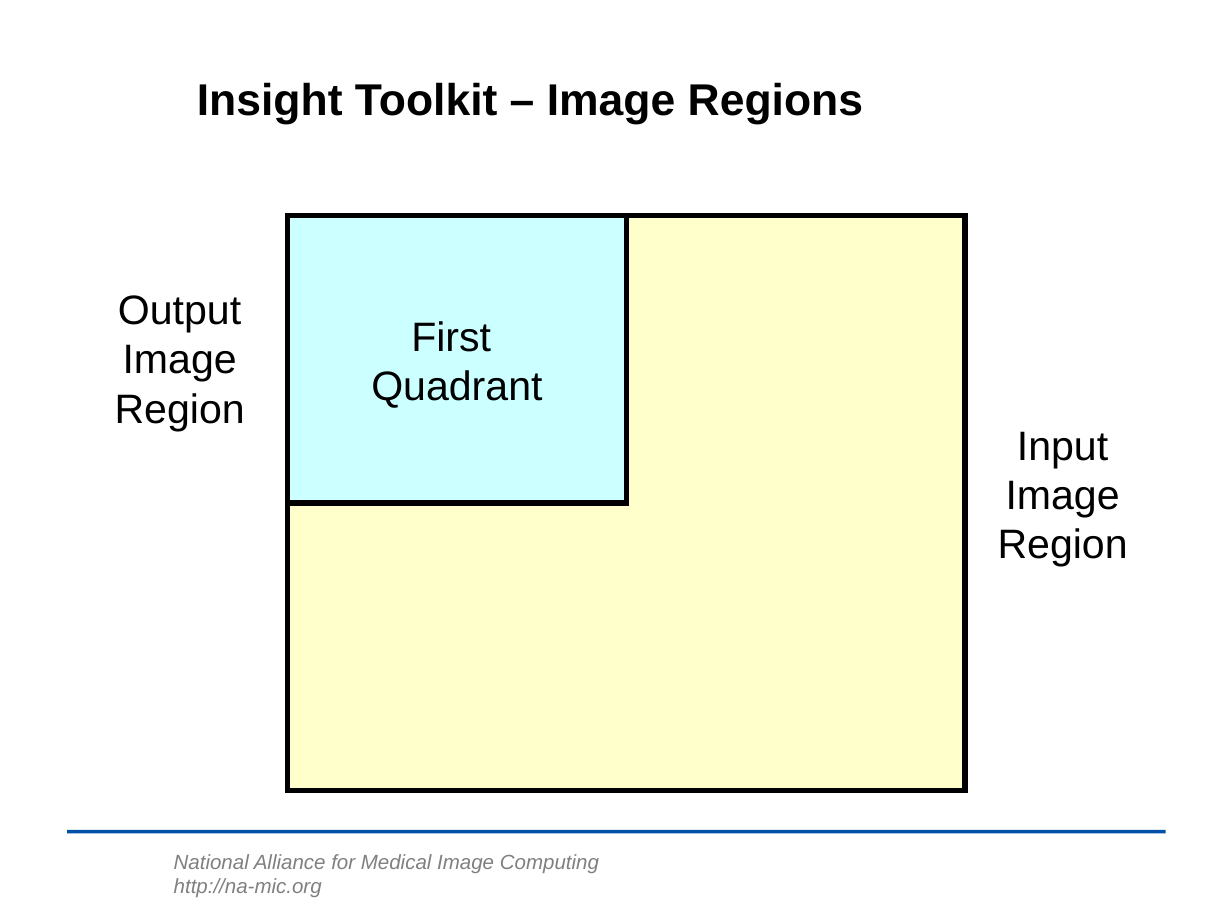
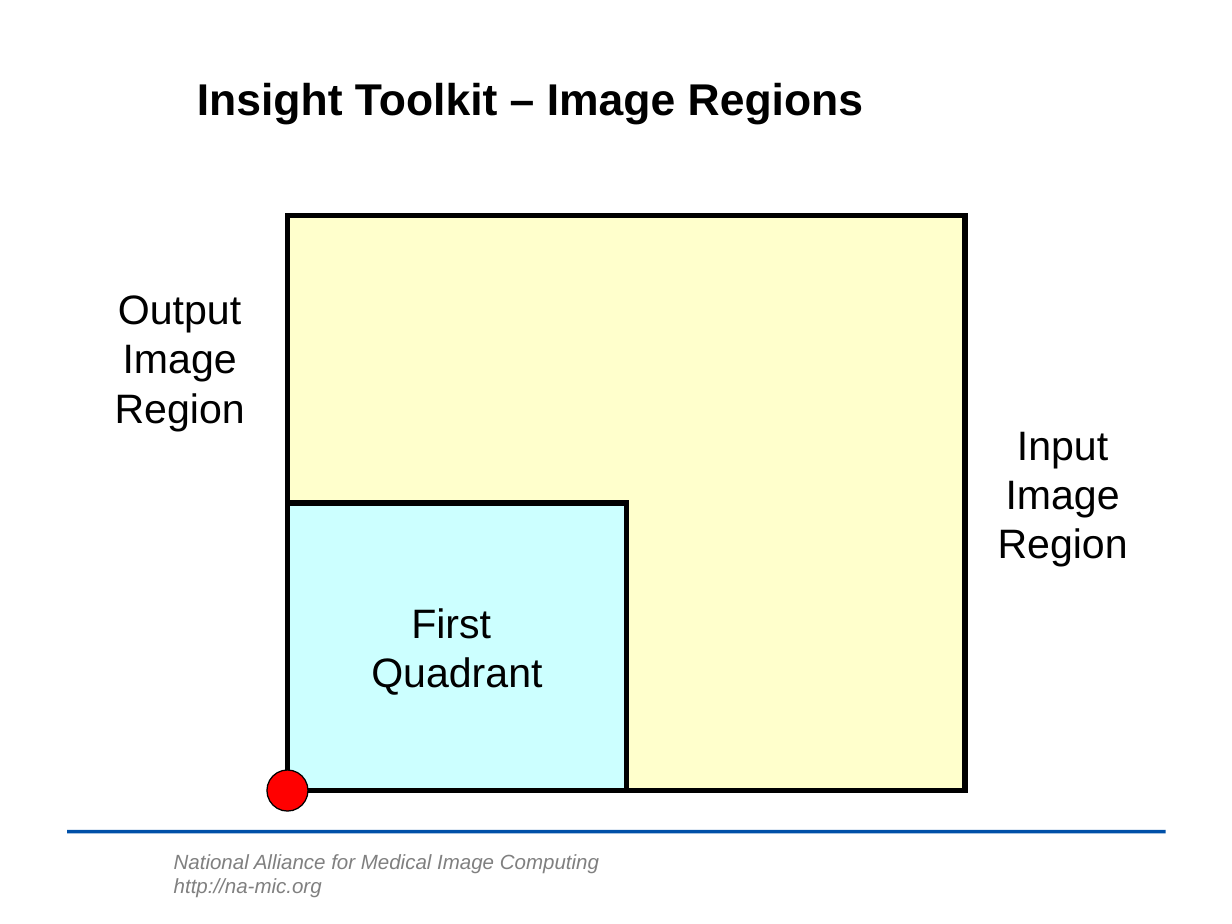
Before and after one commit to lheckemann/namic-sandbox, a slide deck: slide 43 of ITKAdvancedCourse/doc/presentations/Insight-Writing-a-New-Filter.ppt. Drawn at 1232x924 pixels with LibreOffice and Linux fonts; fonts in the diff are those of the drawing; background and template pictures are left out. Boxes give left, top, right and bottom in pixels: in the first picture for what was removed or moved away, otherwise in the second. Text is boxed around its words. In the diff, an @@ line names an element or a change of style, - is before the commit and + after.

```diff
--- a/ITKAdvancedCourse/doc/presentations/Insight-Writing-a-New-Filter.ppt
+++ b/ITKAdvancedCourse/doc/presentations/Insight-Writing-a-New-Filter.ppt
@@ rectangle "First Quadrant": place and size @@
-rectangle "First Quadrant" at (287,216,626,503)
+rectangle "First Quadrant" at (287,503,626,790)
@@ ellipse added at (267,770,308,811), fill #FF0000, outline #000000 0.74 pt @@
```
Also in this commit, not shown: 1 other slide changed, 3 other files.
